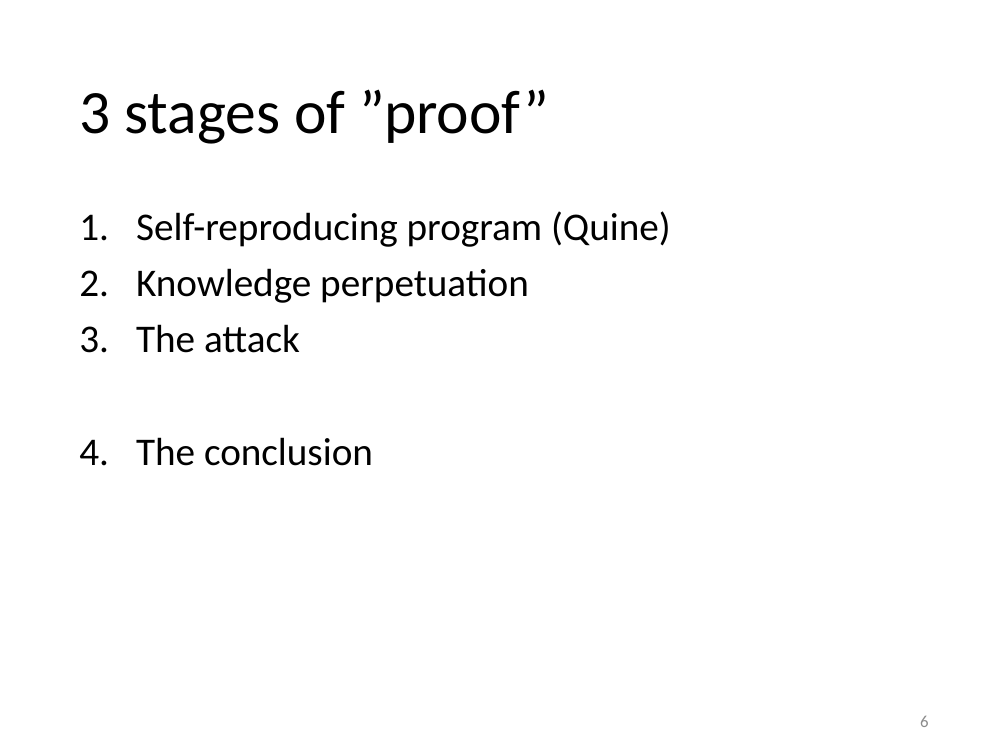
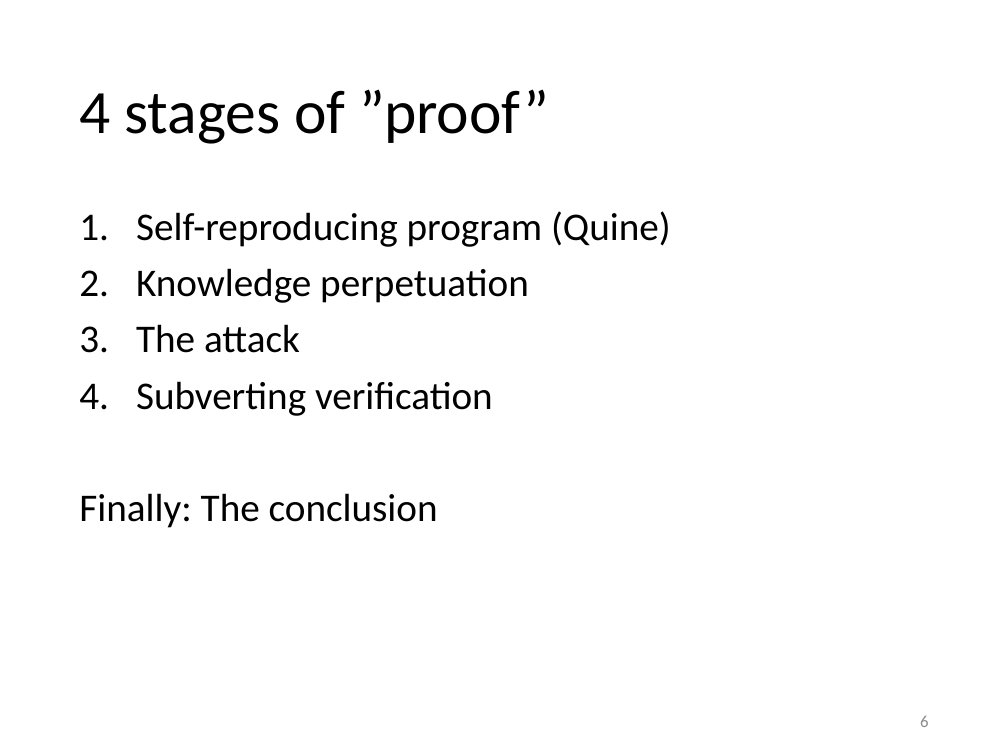
Before and after one commit to yeokm1/reflections-on-trusting-trust, a slide deck: slide 6 of reflections-of-reflecting-trust-slides.pptx. Drawn at 1008x756 pixels with LibreOffice and Linux fonts; fonts in the diff are those of the drawing. Boxes give left, top, right and bottom in pixels: in the first picture for what was removed or moved away, otherwise in the second. Text is boxed around its words. In the diff, an @@ line names an element or a change of style, - is before the commit and + after.

```diff
--- a/reflections-of-reflecting-trust-slides.pptx
+++ b/reflections-of-reflecting-trust-slides.pptx
@@ title at (79, 89, 550, 144): text changed @@
-3 stages of ”proof”
+4 stages of ”proof”
@@ text at (79, 381, 493, 528): text changed @@
-4. The conclusion
+4. Subverting verification
+Finally: The conclusion
```
Also in this commit, not shown: 4 other slides changed, 18 slides added.
